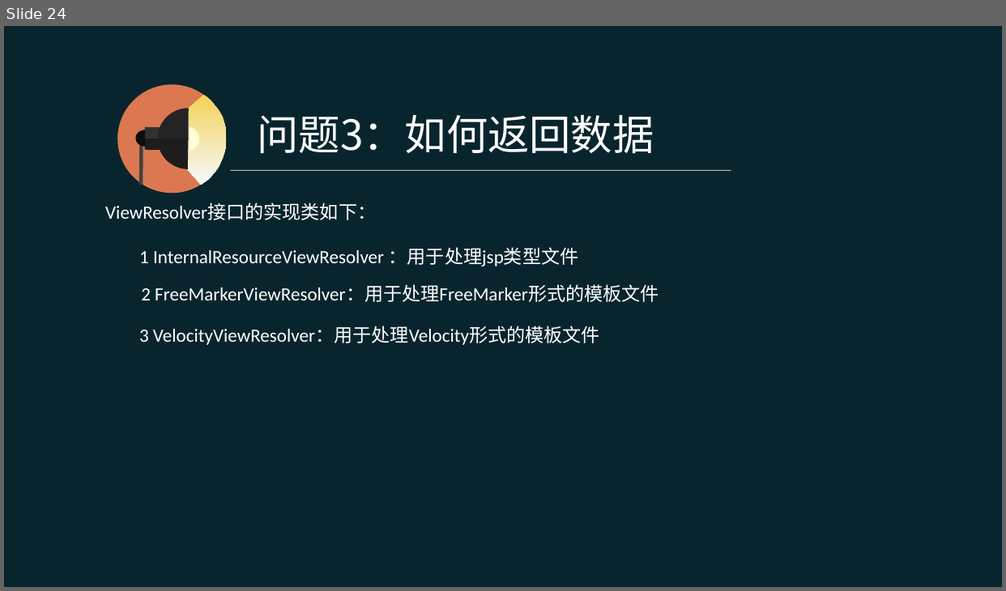
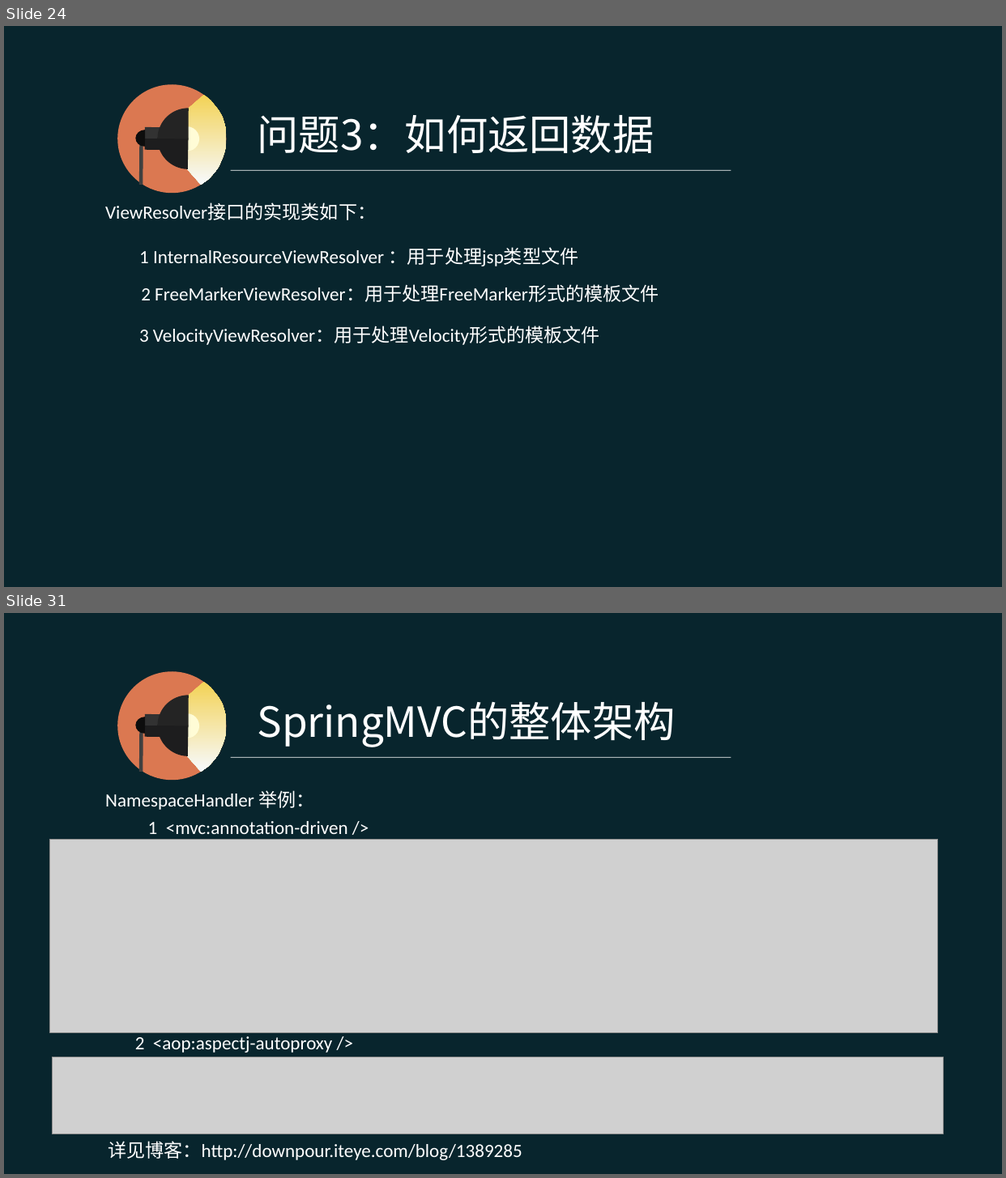
Before and after one commit to pingpangkuangmo/blog, a slide deck: 2015-4/SpringMVC的设计分享.ppt. Shown one above the other, each under a label of ours: slide 24 before the commit, slides 24 and 31 after it; the slides between them are not shown. The pictures are 1006x591 and 1006x1178 pixels, drawn with LibreOffice and Linux fonts; fonts in the diff are those of the drawing; grey boxes stand for pictures. Boxes give left, top, right and bottom in pixels: in the first picture for what was removed or moved away, otherwise in the second. Text is boxed around its words. In the diff, an @@ line names an element or a change of style, - is before the commit and + after.

Commit message:
SpringMVC ppt进行中

```diff
--- a/2015-4/SpringMVC的设计分享.ppt
+++ b/2015-4/SpringMVC的设计分享.ppt
@@ slide 31 added at (4, 613, 1002, 1174), background #08252D @@
@@ text added at (258, 702, 675, 747), 40 pt, text #FFFFFF @@
+SpringMVC的整体架构
@@ group added at (117, 671, 227, 781): 5 freeform shapes, 2 rectangles, 1 ellipse, 1 line @@
@@ line added from (231, 757) to (731, 757), #FFFFFF 0.51 pt @@
@@ text added at (105, 790, 314, 810), 18 pt, text #FFFFFF @@
+NamespaceHandler 举例：
@@ text added at (148, 821, 348, 840), 18 pt, text #FFFFFF @@
+1 <mvc:annotation-driven />
@@ picture added at (50, 839, 938, 1033) @@
@@ text added at (135, 1037, 333, 1053), 18 pt, text #FFFFFF @@
+2 <aop:aspectj-autoproxy />
@@ picture added at (52, 1058, 942, 1135) @@
@@ text added at (108, 1141, 522, 1161), 18 pt, text #FFFFFF @@
+详见博客：http://downpour.iteye.com/blog/1389285
```
Also in this commit, not shown: 1 slide changed, 6 other slides added, 1 slide removed.
